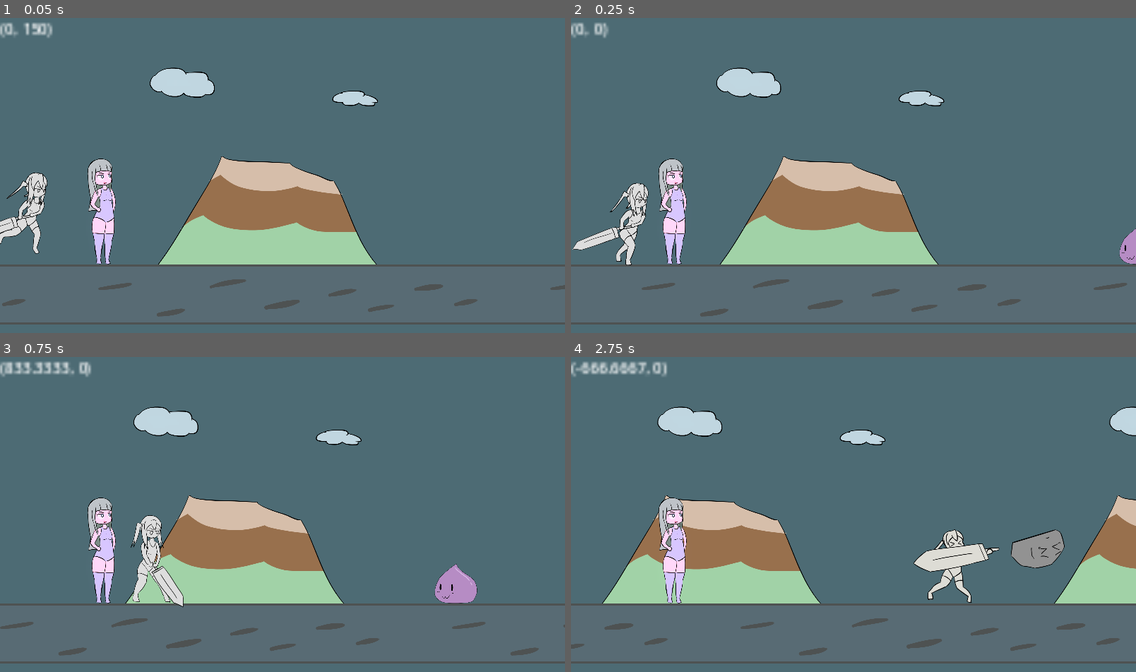
Above: before the commit, frames 1-4 (two rows, left to right).
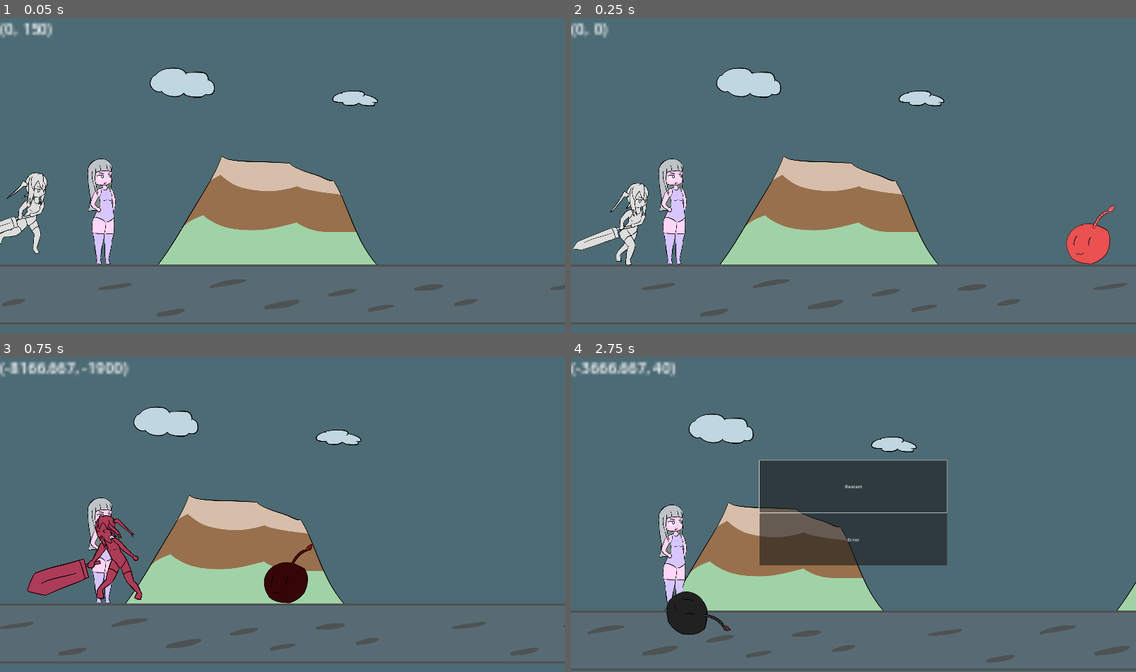
Above: after the commit, the same moments.

Repository: BeatMil/Animurun
Game: Godot game, scene res://Scenes/Forest.tscn
The game is run twice, just before and just after one commit, with the same random seed, the same clock (stepped at 60 frames per second) and the same inputs.
Inputs (mouse positions are in pixels of both pictures, inside the frame that each line leads up to):
- Up to frame 1 (0.05 s): no input
- Up to frame 2 (0.25 s): no input
- Up to frame 3 (0.75 s): hold D (move_right) from 0.53 s (still down); hold J (attack) from 0.53 s (still down)
- Up to frame 4 (2.75 s): tap Space (jump) at 0.77, 2.27 s; release D (move_right) at 1.25 s; release J (attack) at 1.25 s; click (853, 486) at 1.25 s, where only the run after the commit has a clickable "Restart"; hold D (move_right) from 2.03 s (still down); tap K (block) at 2.1 s

Frame 1 is identical in both runs. In frame 2, 1.1% of the frame differs, in the area x 87-100%, y 59-79%; in frame 3, 5.1%; in frame 4, 28%, in the area x 0-100%, y 1-100%.

Commit message:
Add speed bomby

Diff:
--- a/Nodes/Bomby.tscn
+++ b/Nodes/Bomby.tscn
@@ -1,8 +1,9 @@
-[gd_scene load_steps=9 format=3 uid="uid://cy5de7c0713cw"]
+[gd_scene load_steps=11 format=3 uid="uid://cy5de7c0713cw"]
 
 [ext_resource type="Script" path="res://scripts/Bomby.gd" id="1_fnt5c"]
-[ext_resource type="AudioStream" uid="uid://dnnfgqv01ld8w" path="res://media/sfx/explosion16.wav" id="2_yy77h"]
-[ext_resource type="Texture2D" uid="uid://vr6gm1cq4vvw" path="res://media/sprites/bomby.png" id="4_uehsa"]
+[ext_resource type="AudioStream" uid="uid://dnnfgqv01ld8w" path="res://Media/sfx/explosion16.wav" id="2_yy77h"]
+[ext_resource type="AudioStream" uid="uid://buqe4ddxwekc2" path="res://Media/sfx/charge01.wav" id="3_luyl2"]
+[ext_resource type="Texture2D" uid="uid://vr6gm1cq4vvw" path="res://Media/sprites/bomby.png" id="4_uehsa"]
 
 [sub_resource type="RectangleShape2D" id="RectangleShape2D_y7vn5"]
 size = Vector2(192, 172)
@@ -28,6 +29,18 @@
 tracks/1/interp = 1
 tracks/1/loop_wrap = true
 tracks/1/keys = {
+"times": PackedFloat32Array(0),
+"transitions": PackedFloat32Array(1),
+"update": 0,
+"values": [Color(1, 1, 1, 1)]
+}
+tracks/2/type = "value"
+tracks/2/imported = false
+tracks/2/enabled = true
+tracks/2/path = NodePath("Sprite2D:self_modulate")
+tracks/2/interp = 1
+tracks/2/loop_wrap = true
+tracks/2/keys = {
 "times": PackedFloat32Array(0),
 "transitions": PackedFloat32Array(1),
 "update": 0,
@@ -81,11 +94,56 @@
 "values": [Color(1, 1, 1, 1)]
 }
 
+[sub_resource type="Animation" id="Animation_xwss6"]
+resource_name = "speed"
+length = 2.0
+loop_mode = 1
+tracks/0/type = "value"
+tracks/0/imported = false
+tracks/0/enabled = true
+tracks/0/path = NodePath("Sprite2D:modulate")
+tracks/0/interp = 1
+tracks/0/loop_wrap = true
+tracks/0/keys = {
+"times": PackedFloat32Array(0),
+"transitions": PackedFloat32Array(1),
+"update": 0,
+"values": [Color(3, 3, 3, 1)]
+}
+tracks/1/type = "audio"
+tracks/1/imported = false
+tracks/1/enabled = true
+tracks/1/path = NodePath("AnimationPlayer/MasterBus")
+tracks/1/interp = 1
+tracks/1/loop_wrap = true
+tracks/1/keys = {
+"clips": [{
+"end_offset": 0.0,
+"start_offset": 0.0,
+"stream": ExtResource("3_luyl2")
+}],
+"times": PackedFloat32Array(0)
+}
+tracks/1/use_blend = true
+tracks/2/type = "value"
+tracks/2/imported = false
+tracks/2/enabled = true
+tracks/2/path = NodePath("Sprite2D:self_modulate")
+tracks/2/interp = 1
+tracks/2/loop_wrap = true
+tracks/2/keys = {
+"times": PackedFloat32Array(0, 0.2, 0.4, 0.6, 0.8, 1, 1.2, 1.4, 1.6, 1.8, 2, 2.2),
+"transitions": PackedFloat32Array(1, 1, 1, 1, 1, 1, 1, 1, 1, 1, 1, 1),
+"update": 0,
+"values": [Color(0.427451, 0.415686, 0.415686, 1), Color(1, 0.294118, 0.294118, 1), Color(0.427451, 0.415686, 0.415686, 1), Color(1, 0.294118, 0.294118, 1), Color(0.427451, 0.415686, 0.415686, 1), Color(1, 0.294118, 0.294118, 1), Color(0.427451, 0.415686, 0.415686, 1), Color(1, 0.294118, 0.294118, 1), Color(0.427451, 0.415686, 0.415686, 1), Color(1, 0.294118, 0.294118, 1), Color(0.427451, 0.415686, 0.415686, 1), Color(1, 0.294118, 0.294118, 1)]
+}
+
 [sub_resource type="AnimationLibrary" id="AnimationLibrary_yhx8y"]
 _data = {
 "RESET": SubResource("Animation_jfkii"),
 "hurt": SubResource("Animation_0641d"),
-"idle": SubResource("Animation_q5iy4")
+"idle": SubResource("Animation_q5iy4"),
+"speed": SubResource("Animation_xwss6")
 }
 
 [node name="Bomby" type="RigidBody2D" groups=["bomby", "enemy"]]
@@ -112,6 +170,8 @@
 [node name="AudioStreamPlayer" type="AudioStreamPlayer" parent="AnimationPlayer"]
 bus = &"smolBus"
 
+[node name="MasterBus" type="AudioStreamPlayer" parent="AnimationPlayer"]
+
 [node name="Sprite2D" type="Sprite2D" parent="."]
 position = Vector2(10, -49)
 texture = ExtResource("4_uehsa")
--- a/scripts/Bomby.gd
+++ b/scripts/Bomby.gd
@@ -6,6 +6,7 @@
 
 # Config
 var is_moving = true
+var	is_speed_bomby = true
 
 
 # Signals
@@ -23,6 +24,12 @@
 
 		# chiichan got pushed away
 		body.push(Vector2(-9000, -1900))
+
+
+func activate_speed():
+	$"AnimationPlayer".play("speed")
+	is_speed_bomby = true
+	speed = speed * 2
 
 
 func hurt(): # bomby got him by greatsword, hitbox01.gd
--- a/scripts/Forest.gd
+++ b/scripts/Forest.gd
@@ -8,7 +8,7 @@
 
 
 # Configs
-var enemy_spawn_order: Array = [spawn_slime, spawn_rocky, spawn_bomby]
+var enemy_spawn_order: Array = [spawn_speed_bomby]
 var order_index: int = 0
 
 
@@ -63,5 +63,13 @@
 	add_child(bomby)
 
 
+func spawn_speed_bomby() -> void:
+	var bomby = BOMBY.instantiate()
+	bomby.activate_speed()
+	bomby.position = $"Markers/EnemySpawnPos".position
+	bomby.connect("ded", spawner)
+	add_child(bomby)
+
+
 func _on_spawn_timer_timeout():
 	spawner()
